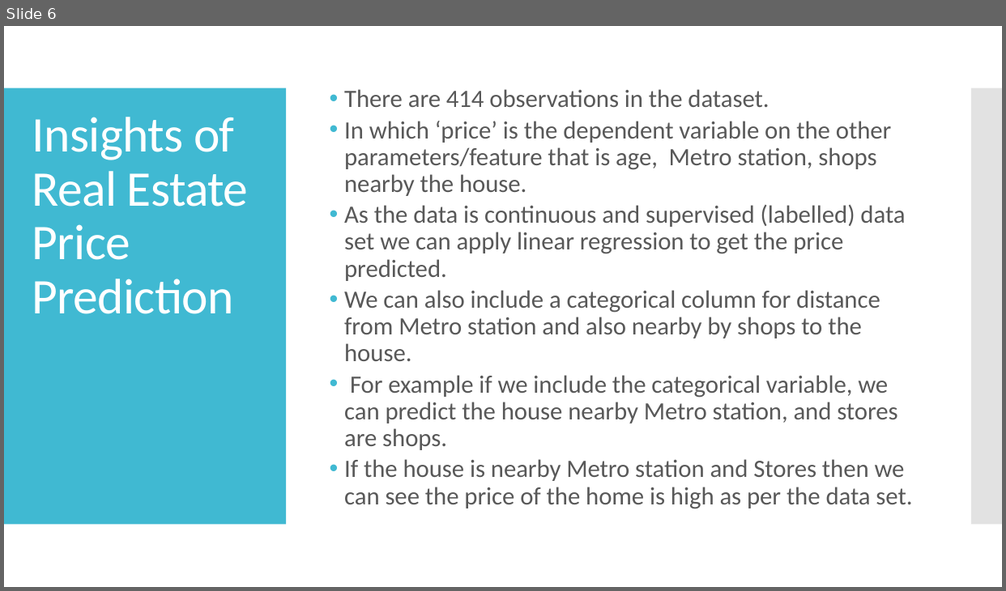
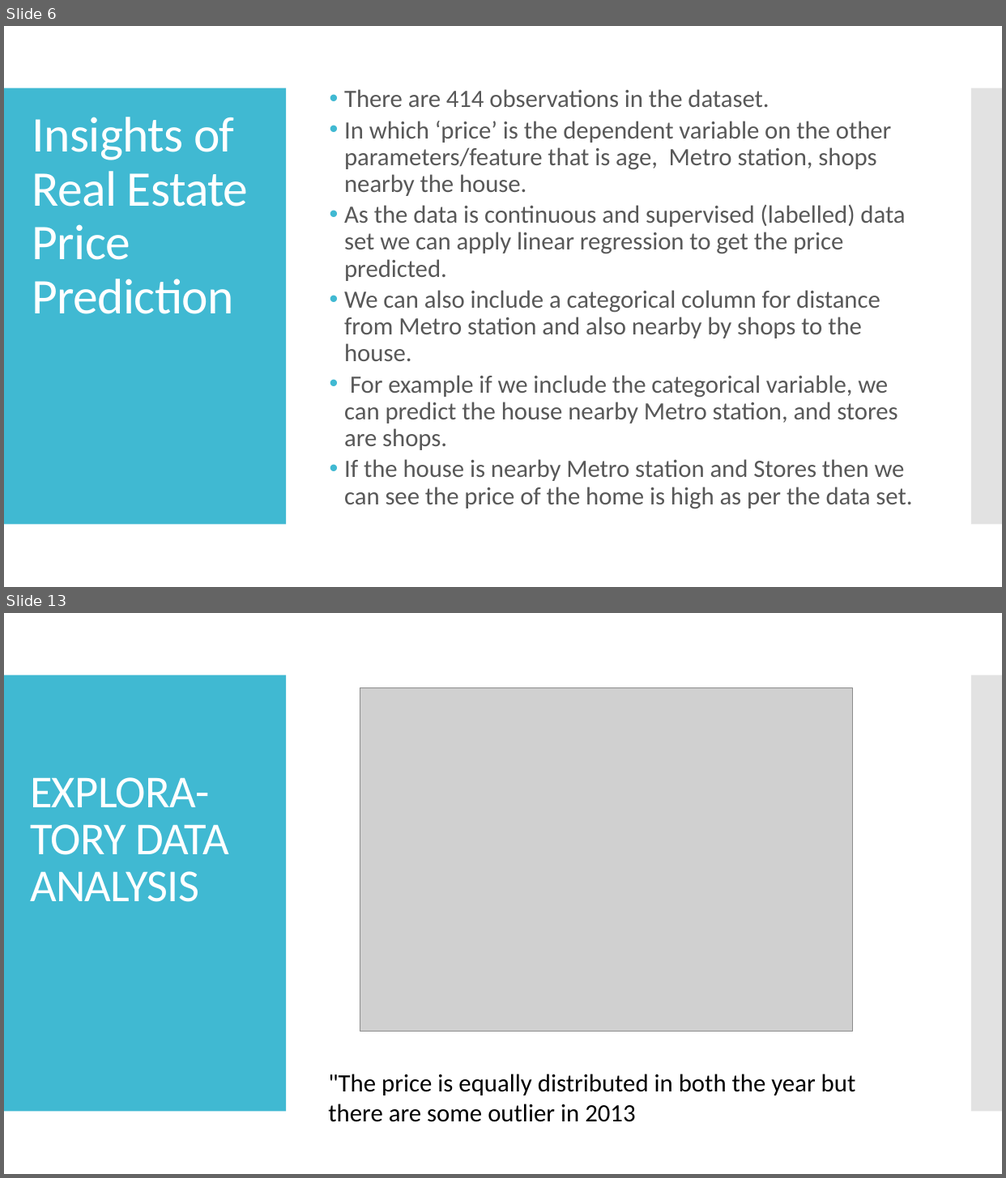
Before and after one commit to Nandan093/Projects, a slide deck: Real Estate price prediction.pptx. Shown one above the other, each under a label of ours: slide 6 before the commit, slides 6 and 13 after it; the slides between them are not shown. The pictures are 1006x591 and 1006x1178 pixels, drawn with LibreOffice and Linux fonts; fonts in the diff are those of the drawing; grey boxes stand for pictures. Boxes give left, top, right and bottom in pixels: in the first picture for what was removed or moved away, otherwise in the second. Text is boxed around its words. In the diff, an @@ line names an element or a change of style, - is before the commit and + after.

```diff
--- a/Real Estate price prediction.pptx
+++ b/Real Estate price prediction.pptx
@@ slide 13 added at bbox=[4, 613, 1002, 1174], background #FFFFFF; not listed: 2 template elements that a slide beside it also shows @@
@@ picture added at bbox=[360, 688, 853, 1032] @@
@@ text added at bbox=[30, 777, 229, 902], 44 pt, text #FFFFFF @@
+EXPLORA-TORY DATA ANALYSIS
@@ title added at bbox=[328, 1074, 856, 1122], 24 pt, text #000000 @@
+"The price is equally distributed in both the year but there are some outlier in 2013
```
Also in this commit, not shown: 1 slide changed, 11 other slides added.
